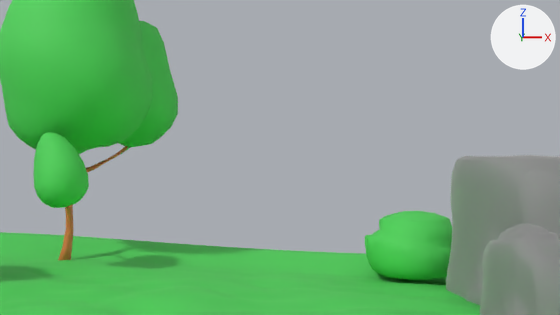
A saved change to the Blender file Assets/Scenes/TutorialScenes/tutorialScene.blend.
Camera for both pictures: the file's camera 'Camera'. The lights are fixed; the arrows at upper right show +X, +Y and +Z.

The first picture shows 'BigRock2_low', 'BigRock_low', 'Landscape', 'SwirlBush', 'ThickBush_low'.
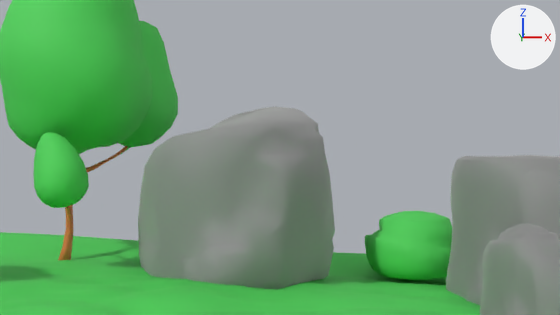
The change, as JSON lines over the scene's bpy script:
```json
{"op": "add", "block": "me_mesh_004", "code": ["me_mesh_004 = bpy.data.meshes.new('Mesh.004')", "me_mesh_004.from_pydata(...)  # 314 vertices, 624 faces; spans x -71.0..80.0, y -101.0..87.0, z -8.0..166.0", "me_mesh_004.materials.append(mat_default_004)  # light grey #cacaca"]}
{"op": "add", "block": "ob_bigrock2_low_003", "code": ["ob_bigrock2_low_003 = bpy.data.objects.new('BigRock2_low.003', me_mesh_004)", "ob_bigrock2_low_003.location = (-0.74, 19.88, -0.98)", "ob_bigrock2_low_003.rotation_euler = (0.0, 0.0, -2.221)  # degrees (0, 0, -127)", "ob_bigrock2_low_003.scale = (0.0406, 0.0406, 0.0406)"]}
```

What differs and where, as boxes [x1, y1, x2, y2] in the pictures (560 x 315 px):
```json
{"object": "BigRock2_low.003", "change": "added", "after": [138, 106, 335, 289]}
```
